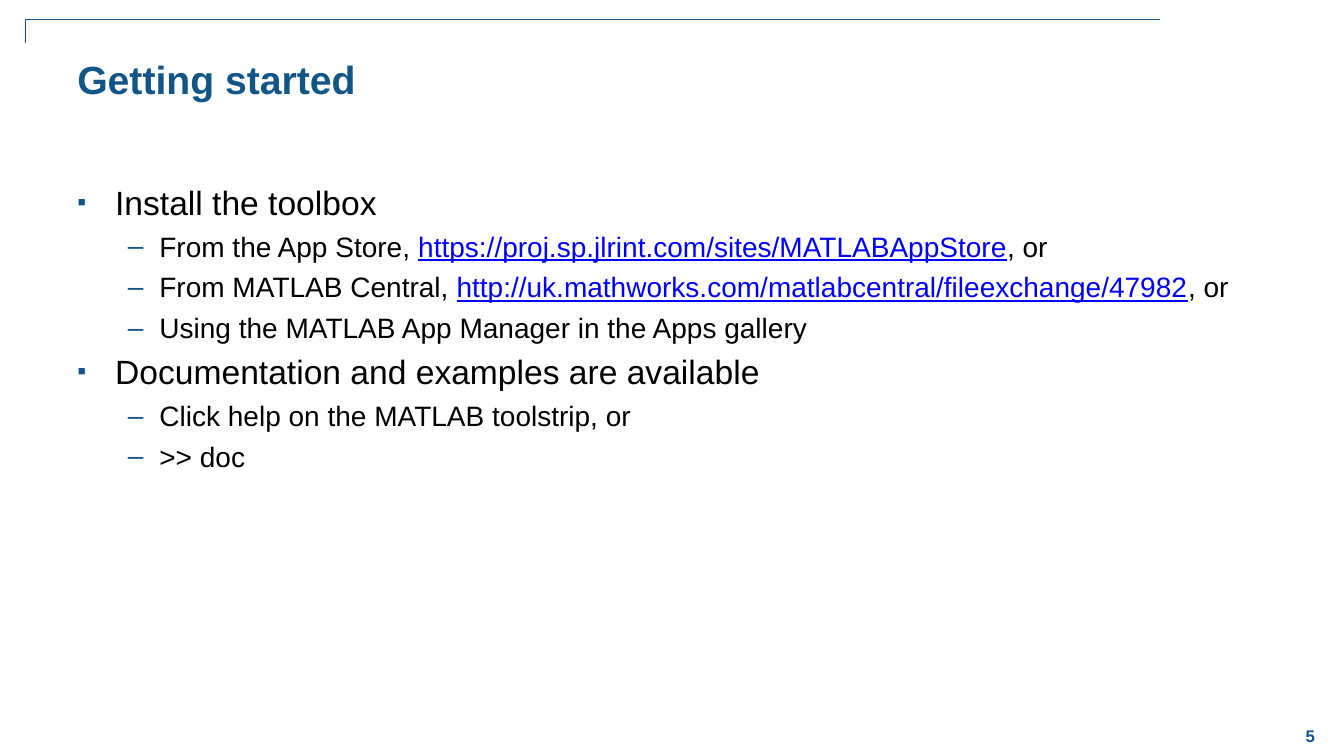
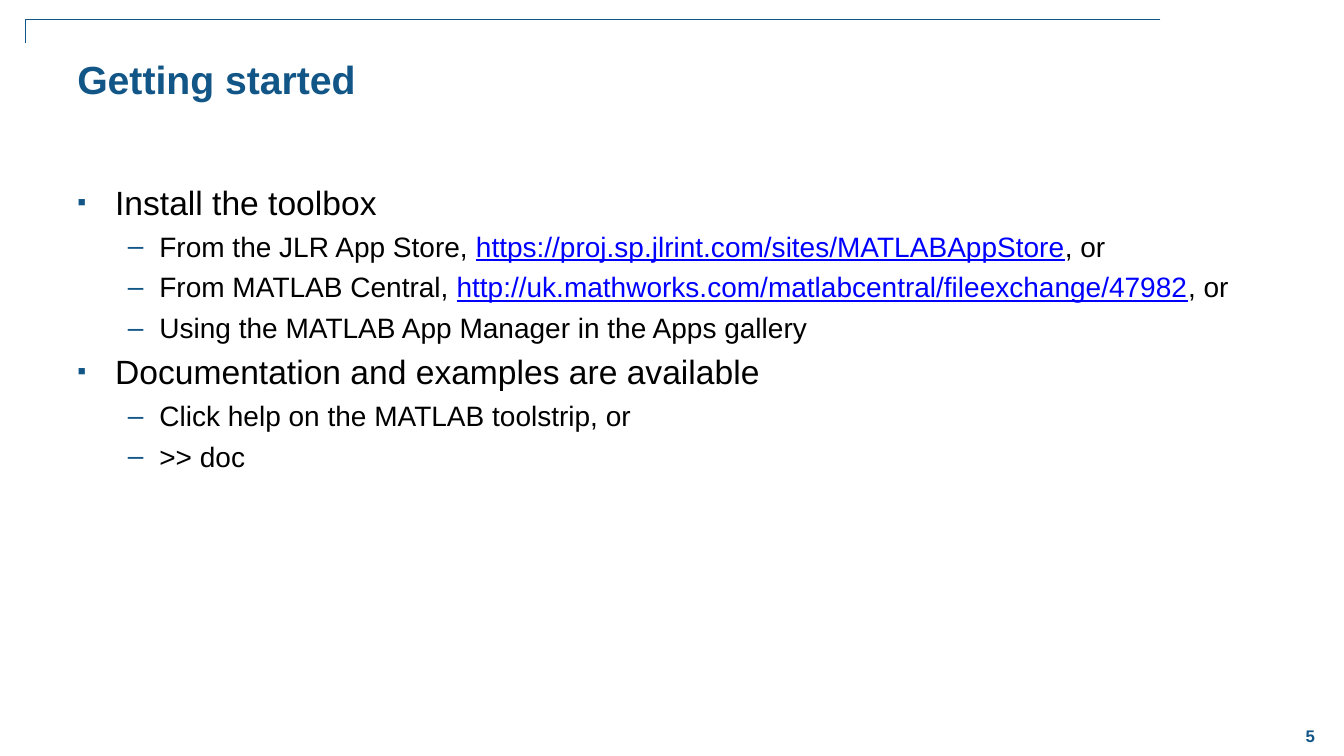
Before and after one commit to djmsampson/layout2, a slide deck: slide 5 of demos/GUI Layout Toolbox.pptx. Drawn at 1344x756 pixels with LibreOffice and Linux fonts; fonts in the diff are those of the drawing; background and template pictures are left out. Boxes give left, top, right and bottom in pixels: in the first picture for what was removed or moved away, otherwise in the second. Text is boxed around its words. In the diff, an @@ line names an element or a change of style, - is before the commit and + after.

```diff
--- a/demos/GUI Layout Toolbox.pptx
+++ b/demos/GUI Layout Toolbox.pptx
@@ text at (x1=159, y1=236, x2=1105, y2=262): text changed @@
-  – From the App Store, https://proj.sp.jlrint.com/sites/MATLABAppStore, or
+  – From the JLR App Store, https://proj.sp.jlrint.com/sites/MATLABAppStore, or
```
Also in this commit, not shown: 2 other slides changed, 1 other file.
